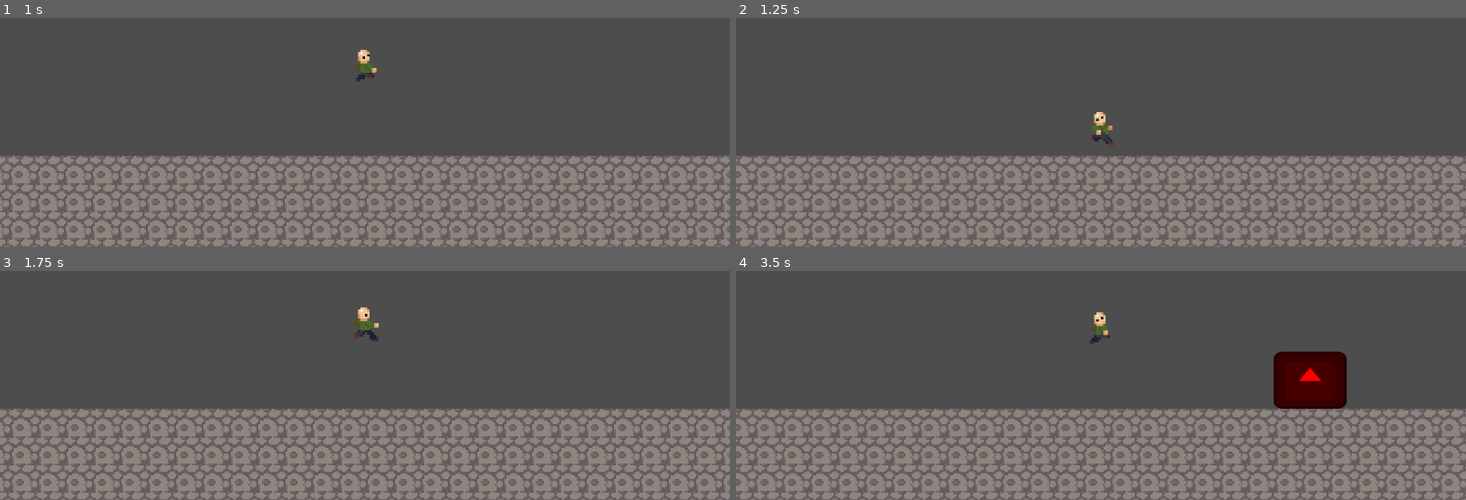
Above: before the commit, frames 1-4 (two rows, left to right).
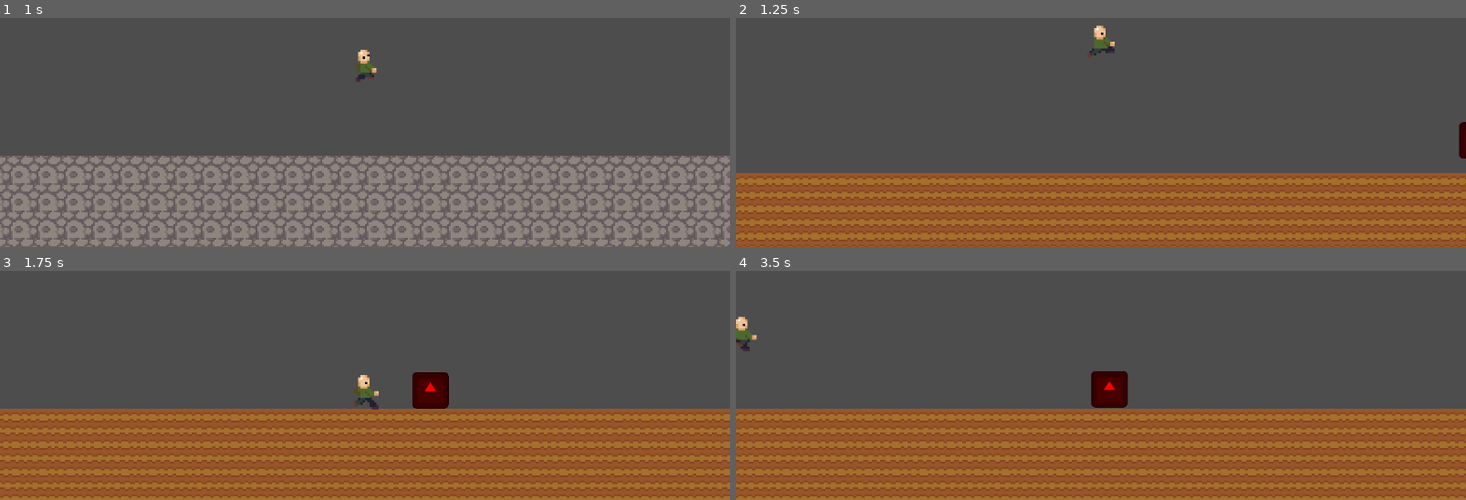
Above: after the commit, the same moments.

Repository: floosim/baldgameTrue
Game: Godot game, scene res://scenes/main.tscn
Two runs of this game, one before a commit and one after it. Both use one fixed random seed, a clock stepped at 60 frames per second and the inputs below. The engine's default icon, where the game draws it, is replaced by a stand-in: a white triangle on a blue panel in a dark square.
Inputs:
- Up to frame 1 (1 s): hold D (right) from 0.53 s (still down); tap Space (jump) at 0.6, 0.77 s
- Up to frame 2 (1.25 s): keep holding D (right); tap Space (jump) at 1.07 s
- Up to frame 3 (1.75 s): keep holding D (right); tap E (bling) at 1.35 s; tap Space (jump) at 1.52, 1.55 s
- Up to frame 4 (3.5 s): tap Space (jump) at 1.82, 2.1, 3.02, 3.05, 3.32 s; release D (right) at 2.03 s; hold A (left) 2.03-2.78 s; hold D (right) from 2.78 s (still down); tap E (bling) at 2.85 s

Frame 1 is identical in both runs. In frame 2, 39% of the frame differs, in the area x 0-100%, y 3-100%; in frame 3, 41%; in frame 4, 44%, in the area x 0-100%, y 17-100%.

Commit message:
add basic level transition

Diff:
--- a/scenes/level1.tscn
+++ b/scenes/level1.tscn
@@ -1,5 +1,6 @@
-[gd_scene load_steps=7 format=4 uid="uid://djbqfwtgm5veb"]
+[gd_scene load_steps=8 format=4 uid="uid://djbqfwtgm5veb"]
 
+[ext_resource type="Script" uid="uid://nx38chdocheh" path="res://scenes/level_1.gd" id="1_dwgg1"]
 [ext_resource type="Texture2D" uid="uid://1qwswqphe47f" path="res://block tiles.png" id="1_g2h75"]
 [ext_resource type="PackedScene" uid="uid://20wjs460krpt" path="res://scenes/player.tscn" id="2_wwpf4"]
 [ext_resource type="PackedScene" uid="uid://dwsscq8sq8jph" path="res://scenes/car_spawner.tscn" id="3_m7ahb"]
@@ -135,6 +136,7 @@
 size = Vector2(312.5, 239)
 
 [node name="LevelRoot" type="Node2D"]
+script = ExtResource("1_dwgg1")
 
 [node name="TileMapLayer" type="TileMapLayer" parent="."]
 texture_filter = 1
@@ -157,5 +159,7 @@
 [node name="WinArea" type="Area2D" parent="."]
 
 [node name="CollisionShape2D" type="CollisionShape2D" parent="WinArea"]
-position = Vector2(20155.8, 120.5)
+position = Vector2(564, 122)
 shape = SubResource("RectangleShape2D_m7ahb")
+
+[connection signal="body_entered" from="WinArea" to="." method="_on_win_area_body_entered"]
--- /dev/null
+++ b/scenes/level_1.gd
@@ -0,0 +1,9 @@
+extends Node2D
+
+@onready var win_area: Area2D = $WinArea
+
+signal endLevel
+
+func _on_win_area_body_entered(area: Node2D) -> void:
+	print("Here")
+	endLevel.emit(area)
--- a/scenes/main.tscn
+++ b/scenes/main.tscn
@@ -1,7 +1,11 @@
-[gd_scene load_steps=2 format=3 uid="uid://c41vlh5yn37wq"]
+[gd_scene load_steps=3 format=3 uid="uid://c41vlh5yn37wq"]
 
 [ext_resource type="PackedScene" uid="uid://djbqfwtgm5veb" path="res://scenes/level1.tscn" id="1_o5qli"]
+[ext_resource type="Script" uid="uid://d0vnte1i5soq3" path="res://scenes/transition_manager.gd" id="2_0wfyh"]
 
 [node name="main" type="Node2D"]
 
 [node name="LevelRoot" parent="." instance=ExtResource("1_o5qli")]
+
+[node name="TransitionManager" type="Node" parent="."]
+script = ExtResource("2_0wfyh")
--- /dev/null
+++ b/scenes/transition_manager.gd
@@ -0,0 +1,13 @@
+extends Node
+
+@onready var level_root: Node2D = $"../LevelRoot"
+@onready var player: Node2D = $"../LevelRoot/Player"
+
+func _ready() -> void:
+	level_root.endLevel.connect(endLevel1)
+
+func endLevel1(body: Node2D):
+	if body.is_in_group("player"):
+		print("Level 1 done!")
+		player.current_level = Global.Level.TWO
+		get_tree().change_scene_to_file("res://scenes/level2.tscn")
--- a/scripts/global.gd
+++ b/scripts/global.gd
@@ -7,3 +7,11 @@
 	hit,
 	bling
 }
+
+enum Level {
+	ONE,
+	TWO,
+	THREE,
+	FOUR,
+	FIVE
+}
--- a/scripts/player.gd
+++ b/scripts/player.gd
@@ -7,6 +7,8 @@
 const JUMP_VELOCITY = -800.0
 
 var current_state = Global.State.idle
+
+var current_level = Global.Level.ONE
 
 var enemy_in_range = false
 
@@ -18,7 +20,7 @@
 		velocity += get_gravity() * delta
 
 	# Handle jump.
-	if Input.is_action_just_pressed("jump") and is_on_floor():
+	if Input.is_action_just_pressed("jump") and is_on_floor() and current_level != Global.Level.THREE:
 		current_state = Global.State.jumping
 		velocity.y = JUMP_VELOCITY
 
Not shown, added: scenes/level_1.gd.uid
Not shown, added: scenes/transition_manager.gd.uid
